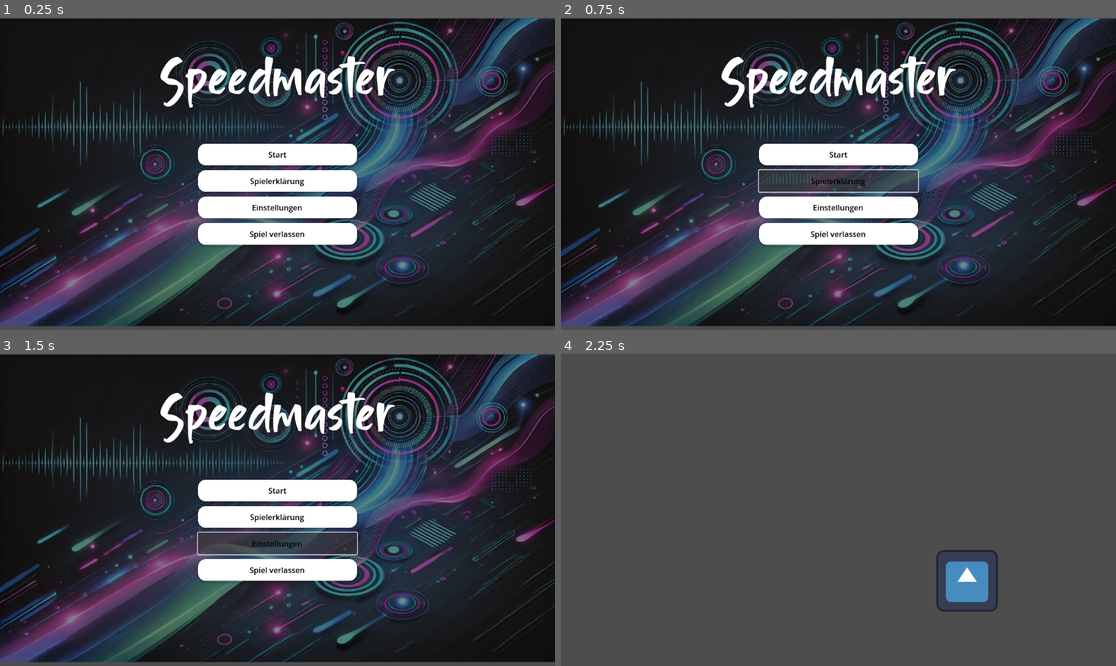
Above: before the commit, frames 1-4 (two rows, left to right).
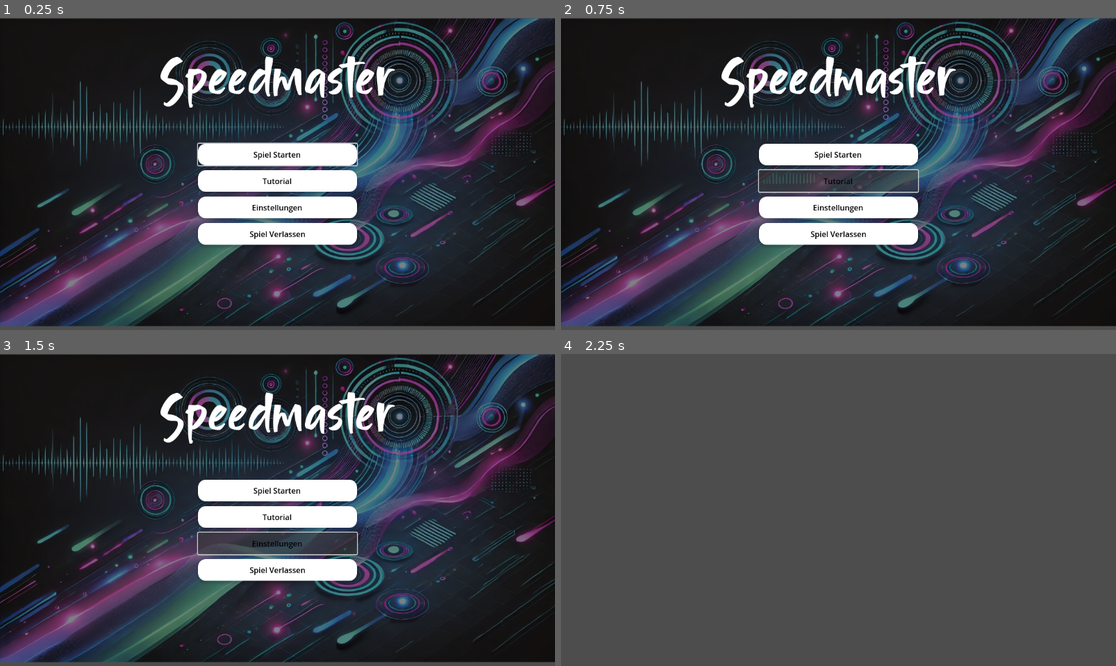
Above: after the commit, the same moments.

Repository: Kakaobaum/speedmaster
Game: Godot game, scene res://Scenes/menu.tscn
The game is run twice, just before and just after one commit, with the same random seed, the same clock (stepped at 60 frames per second) and the same inputs. The engine's default icon, where the game draws it, is replaced by a stand-in: a white triangle on a blue panel in a dark square. Sound files missing from this copy of the repository are replaced by a short silence.
Inputs:
- Up to frame 1 (0.25 s): no input
- Up to frame 2 (0.75 s): click "Spielerklärung" (after the commit: "Tutorial") at 0.5 s
- Up to frame 3 (1.5 s): click "Einstellungen" at 1.25 s
- Up to frame 4 (2.25 s): click "Start" (after the commit: "Spiel Starten") at 2 s

The runs differ from the first frame. In frame 1, 0.6% of the frame differs, in the area x 35-65%, y 39-71%; in frame 2, 0.3%; in frame 3, 0.3%; in frame 4, 1.3%, in the area x 67-79%, y 62-83%.

Commit message:
shorten preparation time

Diff:
--- /dev/null
+++ b/Scenes/GameScene.gd
@@ -0,0 +1,128 @@
+extends Node2D
+
+# Verweis auf den AudioStreamPlayer-Knoten
+@onready var audio_player = $AudioPlayer
+@onready var background_music_player = $SongPlayer
+@onready var feedback = $FeedbackAudioPlayer
+@onready var feedback_score = $FeedbackGameScoring
+
+# Notensounds vorladen
+var note_a_sound = preload("res://Audio/0.mp3")
+var note_s_sound = preload("res://Audio/3.mp3")
+var note_d_sound = preload("res://Audio/5.mp3")
+var note_f_sound = preload("res://Audio/6.mp3")
+var cntdwn_starter = preload("res://Audio/countdownStarter.mp3")
+var feedback_good = preload("res://Audio/greatJob.mp3")
+var cntdwn_2 = preload("res://Audio/countrdown_2.mp3")
+var cntdwn_1 = preload("res://Audio/countdown_1.mp3")
+var game_starter = preload("res://Audio/mainGameStarter.mp3")
+var song = preload("res://Audio/penguinmusic.mp3")
+var good = preload("res://Audio/good.mp3")
+var wrong = preload("res://Audio/wrong.mp3")
+var game_started = false
+
+# Timing and scoring variables
+var score = 0
+var note_timestamps_A = [0.5, 15.5, 30.5, 45.5, 60.5]
+var note_timestamps_S = [3.6, 18.5, 33.5, 48.6]
+var note_timestamps_D = [7.3, 11.1, 22.3, 37.3, 52.36]
+var note_timestamps_F = [11.1, 15.5, 26, 40.89, 56.08]
+
+# Constants for scoring thresholds
+const PERFECT_TIMING_WINDOW = 0.5  # 0.5 seconds before or after the timestamp
+const NO_POINTS_WINDOW = 1.0      # 1.0 seconds before or after the timestamp
+
+# Funktion zum Abspielen des Notensounds basierend auf der Note
+func play_note_sound(note):
+	match note:
+		"A":
+			audio_player.stream = note_a_sound
+		"S":
+			audio_player.stream = note_s_sound
+		"D":
+			audio_player.stream = note_d_sound
+		"F":
+			audio_player.stream = note_f_sound
+	audio_player.play()
+
+# Funktion zum Verarbeiten von Eingaben
+func _input(event: InputEvent) -> void:
+	var current_time = background_music_player.get_playback_position()
+
+	if event.is_action_pressed("note_a"):
+		handle_key_press("A", current_time, note_timestamps_A)
+	elif event.is_action_pressed("note_s"):
+		handle_key_press("S", current_time, note_timestamps_S)
+	elif event.is_action_pressed("note_d"):
+		handle_key_press("D", current_time, note_timestamps_D)
+	elif event.is_action_pressed("note_f"):
+		handle_key_press("F", current_time, note_timestamps_F)
+
+# Handle key presses and calculate score
+func handle_key_press(note: String, current_time: float, timestamps: Array):
+	var matched = false
+	var matched_timestamp = null  # Variable to store the matched timestamp
+
+	if game_started:
+		# Check all timestamps for the current note
+		for timestamp in timestamps:
+			var time_difference = abs(current_time - timestamp)
+			if time_difference <= PERFECT_TIMING_WINDOW:
+				# Perfect timing
+				score += 5
+				play_feedback("good")
+				matched = true
+				matched_timestamp = timestamp  # Store the matched timestamp
+				print("Perfect timing for ", note, "! Score: ", score)
+				break
+			elif time_difference <= NO_POINTS_WINDOW:
+				# Close timing, no points
+				print("Close for ", note, ", but no points.")
+				matched = true
+				matched_timestamp = timestamp  # Store the matched timestamp
+				break
+
+		# If no match, apply penalty
+		if not matched:
+			score -= 1
+			play_feedback("wrong")
+			print("Missed timing for ", note, "! Score: ", score)
+
+	# Play note sound
+	play_note_sound(note)
+
+	# Remove matched timestamps
+	if matched_timestamp != null:
+		timestamps.erase(matched_timestamp)
+
+# Play feedback sounds for scoring (parallel to note sound)
+func play_feedback(type: String):
+	if type == "good":
+		feedback_score.stream = good
+	elif type == "wrong":
+		feedback_score.stream = wrong
+	feedback_score.play()
+
+# Feedback sounds during the countdown
+func play_feedback_sounds() -> void:
+	# Play the game_starter sound
+	feedback.stream = game_starter
+	feedback.play()
+	await feedback.finished
+
+	# Wait
+	await get_tree().create_timer(6.0).timeout
+	var feedback_sounds = [feedback_good, cntdwn_starter, cntdwn_2, cntdwn_1]
+	for sound in feedback_sounds:
+		feedback.stream = sound
+		feedback.play()
+		await feedback.finished
+
+# Scene setup
+func _ready() -> void:
+	await play_feedback_sounds()
+	# Lower volume of the keys
+	audio_player.volume_db = -8
+	background_music_player.stream = song
+	game_started = true
+	background_music_player.play()
--- a/Scenes/game.tscn
+++ b/Scenes/game.tscn
@@ -1,11 +1,14 @@
 [gd_scene load_steps=2 format=3 uid="uid://4qmaxq5y4w1s"]
 
-[ext_resource type="Texture2D" uid="uid://bvjwqhgh72eop" path="res://icon.svg" id="1_8l07r"]
+[ext_resource type="Script" path="res://Scenes/GameScene.gd" id="1_u74h6"]
 
-[node name="Game" type="Node"]
+[node name="GameScene" type="Node2D"]
+script = ExtResource("1_u74h6")
 
-[node name="Sprite2D" type="Sprite2D" parent="."]
-position = Vector2(267, 147)
-texture = ExtResource("1_8l07r")
+[node name="AudioPlayer" type="AudioStreamPlayer2D" parent="."]
 
-[node name="Camera2D" type="Camera2D" parent="."]
+[node name="SongPlayer" type="AudioStreamPlayer2D" parent="."]
+
+[node name="FeedbackAudioPlayer" type="AudioStreamPlayer2D" parent="."]
+
+[node name="FeedbackGameScoring" type="AudioStreamPlayer2D" parent="."]
--- a/Scenes/menu.tscn
+++ b/Scenes/menu.tscn
@@ -71,7 +71,7 @@
 theme_override_colors/font_color = Color(0, 0, 0, 1)
 theme_override_constants/h_separation = 7
 theme_override_styles/normal = SubResource("StyleBoxFlat_o2qkb")
-text = "Start
+text = "Spiel Starten
 "
 
 [node name="btnTutorial" type="Button" parent="VBoxContainer"]
@@ -84,7 +84,8 @@
 theme_override_colors/font_color = Color(0, 0, 0, 1)
 theme_override_constants/h_separation = 7
 theme_override_styles/normal = SubResource("StyleBoxFlat_o2qkb")
-text = "Spielerklärung"
+text = "Tutorial
+"
 
 [node name="btnSettings" type="Button" parent="VBoxContainer"]
 layout_mode = 2
@@ -109,7 +110,7 @@
 theme_override_colors/font_color = Color(0, 0, 0, 1)
 theme_override_constants/h_separation = 7
 theme_override_styles/normal = SubResource("StyleBoxFlat_o2qkb")
-text = "Spiel verlassen"
+text = "Spiel Verlassen"
 
 [node name="Label" type="Label" parent="."]
 layout_mode = 1
--- a/Scripts/menu.gd
+++ b/Scripts/menu.gd
@@ -1,80 +1,98 @@
 extends Control
 
-var audio_player: AudioStreamPlayer2D  # Variable zum Speichern des AudioStreamPlayers
+var buttons = []
+var current_button_index = 0
+var audio_player: AudioStreamPlayer2D
 
-# Funktion, die aufgerufen wird, wenn das Hauptmenü geladen wird
 func _ready() -> void:
+	# Store buttons in an array for navigation
+	buttons = [
+		$VBoxContainer/btnStartGame,
+		$VBoxContainer/btnTutorial,
+		$VBoxContainer/btnSettings,
+		$VBoxContainer/btnExit
+	]
+
+	# Set focus on the first button in the array
+	buttons[current_button_index].grab_focus()
+
+	# Play welcome audio
 	audio_player = $AudioStreamPlayer2D
+	_play_audio("res://Audio/welcome.mp3")
 
-	# Hover- und Fokus-Signale mit den Buttons verbinden
-	$VBoxContainer/btnStartGame.connect("mouse_entered", Callable(self, "_on_btn_start_game_hovered"))
+	# Connect button signals
+	_connect_button_signals()
+
+func _connect_button_signals():
 	$VBoxContainer/btnStartGame.connect("focus_entered", Callable(self, "_on_btn_start_game_hovered"))
-
-	$VBoxContainer/btnTutorial.connect("mouse_entered", Callable(self, "_on_btn_tutorial_hovered"))
 	$VBoxContainer/btnTutorial.connect("focus_entered", Callable(self, "_on_btn_tutorial_hovered"))
-
-	$VBoxContainer/btnExit.connect("mouse_entered", Callable(self, "_on_btn_exit_hovered"))
+	$VBoxContainer/btnSettings.connect("focus_entered", Callable(self, "_on_btn_settings_hovered"))
 	$VBoxContainer/btnExit.connect("focus_entered", Callable(self, "_on_btn_exit_hovered"))
 
-	$VBoxContainer/btnSettings.connect("mouse_entered", Callable(self, "_on_btn_settings_hovered"))
-	$VBoxContainer/btnSettings.connect("focus_entered", Callable(self, "_on_btn_settings_hovered"))
-
-# Audio-Datei abspielen basierend auf dem bereitgestellten Pfad
 func _play_audio(audio_file: String) -> void:
 	var audio_stream = load(audio_file) as AudioStream
 	if audio_stream:
 		audio_player.stream = audio_stream
 		audio_player.play()
 
-# Funktionen für Hover-Sounds
+# Arrow key navigation
+func _focus_previous_button():
+	current_button_index = (current_button_index - 1 + buttons.size()) % buttons.size()
+	buttons[current_button_index].grab_focus()
 
-# Wenn der 'Start Game'-Button gehovered wird
+func _focus_next_button():
+	current_button_index = (current_button_index + 1) % buttons.size()
+	buttons[current_button_index].grab_focus()
+
+func _activate_current_button():
+	match current_button_index:
+		0:
+			_on_btn_start_game_pressed()
+		1:
+			_on_btn_tutorial_pressed()
+		2:
+			_on_btn_settings_pressed()
+		3:
+			_on_btn_exit_pressed()
+
+func _input(event: InputEvent) -> void:
+	if event.is_action_pressed("ui_down"):
+		_focus_next_button()
+	elif event.is_action_pressed("ui_up"):
+		_focus_previous_button()
+	elif event.is_action_pressed("ui_accept"):
+		_activate_current_button()
+
+# Button actions
+func _on_btn_start_game_pressed() -> void:
+	_play_audio("res://Audio/starten.mp3")
+	await get_tree().create_timer(1.5).timeout
+	get_tree().change_scene_to_file("res://Scenes/game.tscn")
+
+func _on_btn_tutorial_pressed() -> void:
+	_play_audio("res://Audio/tutorial.mp3")
+	await get_tree().create_timer(1.5).timeout
+	get_tree().change_scene_to_file("res://Scenes/tutorial.tscn")
+
+func _on_btn_settings_pressed() -> void:
+	_play_audio("res://Audio/settings.mp3")
+	await get_tree().create_timer(1.5).timeout
+	get_tree().change_scene_to_file("res://Scenes/settings.tscn")
+
+func _on_btn_exit_pressed() -> void:
+	_play_audio("res://Audio/verlassen.mp3")
+	await get_tree().create_timer(1.5).timeout
+	get_tree().quit()
+
+# Hover sound functions
 func _on_btn_start_game_hovered() -> void:
 	_play_audio("res://Audio/starten.mp3")
 
-# Wenn der 'Tutorial'-Button gehovered wird
 func _on_btn_tutorial_hovered() -> void:
 	_play_audio("res://Audio/tutorial.mp3")
 
-# Wenn der 'Exit'-Button gehovered wird
 func _on_btn_exit_hovered() -> void:
 	_play_audio("res://Audio/verlassen.mp3")
 
-# Wenn der 'Settings'-Button gehovered wird
 func _on_btn_settings_hovered() -> void:
 	_play_audio("res://Audio/settings.mp3")
-
-# Tastatureingaben für Shortcuts definieren
-func _input(event: InputEvent) -> void:
-	if event.is_action_pressed("ui_accept"):  # Shortcut für "Enter"
-		_on_btn_start_game_pressed()  # Sound abspielen und die Funktion ausführen
-	elif event.is_action_pressed("tutorial_shortcut"):  # Shortcut für "T"
-		_on_btn_tutorial_pressed()  # Sound abspielen und die Funktion ausführen
-	elif event.is_action_pressed("ui_cancel"):  # Shortcut für "Escape"
-		_on_btn_exit_pressed()  # Sound abspielen und die Funktion ausführen
-	elif event.is_action_pressed("settings_shortcut"):  # Shortcut für "S"
-		_on_btn_settings_pressed()  # Sound abspielen und die Funktion ausführen
-
-# Funktion für den Start Game-Button
-func _on_btn_start_game_pressed() -> void:
-	_play_audio("res://Audio/starten.mp3")
-	await get_tree().create_timer(1.5).timeout  # Warte 1,5 Sekunden,damit der Sound zuerst abgespielt werden kann
-	get_tree().change_scene_to_file("res://Scenes/game.tscn")
-
-# Funktion für den Tutorial-Button
-func _on_btn_tutorial_pressed() -> void:
-	_play_audio("res://Audio/tutorial.mp3")
-	await get_tree().create_timer(1.5).timeout  # Warte 1,5 Sekunden,damit der Sound zuerst abgespielt werden kann
-	get_tree().change_scene_to_file("res://Scenes/tutorial.tscn")
-
-# Funktion für den Exit-Button
-func _on_btn_exit_pressed() -> void:
-	_play_audio("res://Audio/verlassen.mp3")
-	await get_tree().create_timer(1.5).timeout  # Warte 1,5 Sekunden,damit der Sound zuerst abgespielt werden kann
-	get_tree().quit()
-
-# Funktion für den Settings-Button
-func _on_btn_settings_pressed() -> void:
-	_play_audio("res://Audio/settings.mp3")
-	await get_tree().create_timer(1.5).timeout  # Warte 1,5 Sekunden
-	get_tree().change_scene_to_file("res://Scenes/settings.tscn") # Warte 1,5 Sekunden,damit der Sound zuerst abgespielt werden kann
--- a/project.godot
+++ b/project.godot
@@ -27,6 +27,26 @@
 "events": [Object(InputEventKey,"resource_local_to_scene":false,"resource_name":"","device":-1,"window_id":0,"alt_press …(192 unchanged characters)…
 ]
 }
+note_a={
+"deadzone": 0.5,
+"events": [Object(InputEventKey,"resource_local_to_scene":false,"resource_name":"","device":-1,"window_id":0,"alt_pressed":false,"shift_pressed":false,"ctrl_pressed":false,"meta_pressed":false,"pressed":false,"keycode":0,"physical_keycode":65,"key_label":0,"unicode":97,"location":0,"echo":false,"script":null)
+]
+}
+note_s={
+"deadzone": 0.5,
+"events": [Object(InputEventKey,"resource_local_to_scene":false,"resource_name":"","device":-1,"window_id":0,"alt_pressed":false,"shift_pressed":false,"ctrl_pressed":false,"meta_pressed":false,"pressed":false,"keycode":0,"physical_keycode":83,"key_label":0,"unicode":115,"location":0,"echo":false,"script":null)
+]
+}
+note_d={
+"deadzone": 0.5,
+"events": [Object(InputEventKey,"resource_local_to_scene":false,"resource_name":"","device":-1,"window_id":0,"alt_pressed":false,"shift_pressed":false,"ctrl_pressed":false,"meta_pressed":false,"pressed":false,"keycode":0,"physical_keycode":68,"key_label":0,"unicode":100,"location":0,"echo":false,"script":null)
+]
+}
+note_f={
+"deadzone": 0.5,
+"events": [Object(InputEventKey,"resource_local_to_scene":false,"resource_name":"","device":-1,"window_id":0,"alt_pressed":false,"shift_pressed":false,"ctrl_pressed":false,"meta_pressed":false,"pressed":false,"keycode":0,"physical_keycode":70,"key_label":0,"unicode":102,"location":0,"echo":false,"script":null)
+]
+}
 
 [rendering]
 
Not shown, added: Audio/0.mp3.import
Not shown, added: Audio/3.mp3.import
Not shown, added: Audio/5.mp3.import
Not shown, added: Audio/6.mp3.import
Not shown, added: Audio/countdownStarter.mp3.import
Not shown, added: Audio/countdown_1.mp3.import
Not shown, added: Audio/countrdown_2.mp3.import
Not shown, added: Audio/finished.mp3.import
Not shown, added: Audio/good.mp3.import
Not shown, added: Audio/greatJob.mp3.import
Not shown, added: Audio/mainGameStarter.mp3.import
Not shown, added: Audio/penguinmusic.mp3.import
(and 19 more such lines)
